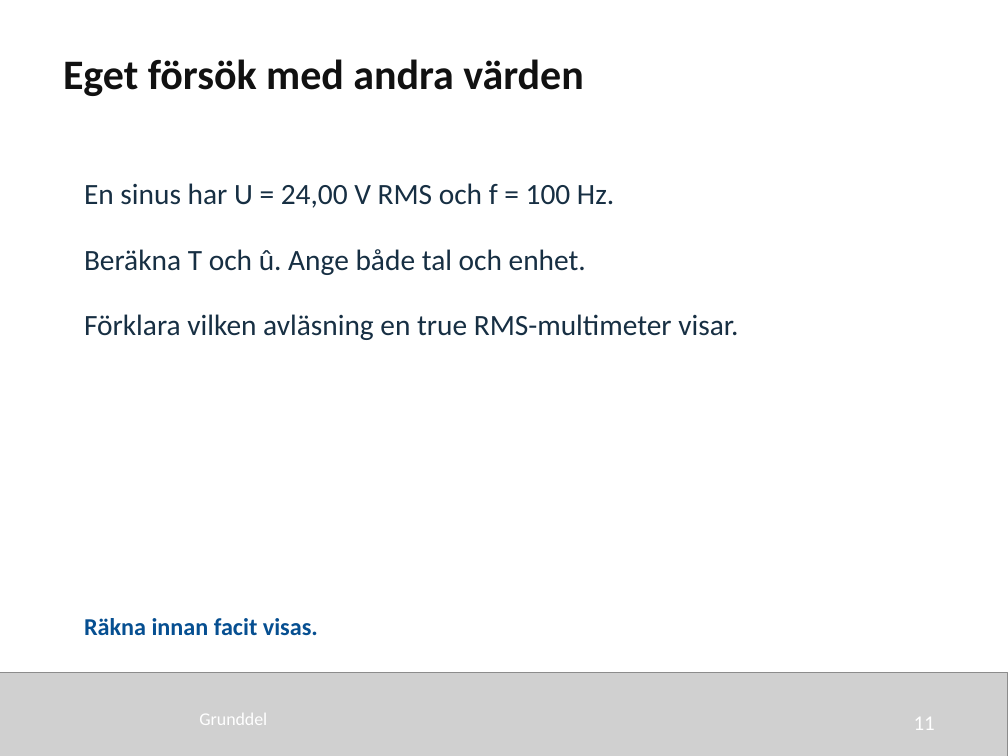
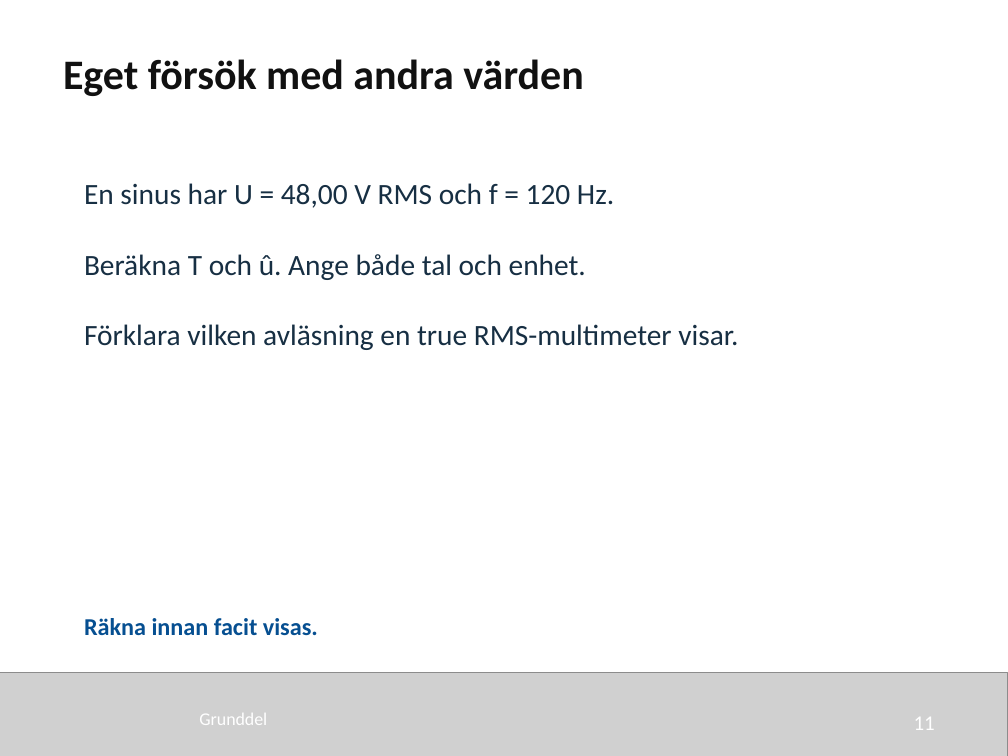
Before and after one commit to nj22az/nj22az.github.io, a slide deck: slide 11 of sjoskolan/vecka-40/aktuell/v40_01_Sinusformad_vaxelspanning_elev.pptx. Drawn at 1008x756 pixels with LibreOffice and Linux fonts; fonts in the diff are those of the drawing; grey boxes stand for pictures. Boxes give left, top, right and bottom in pixels: in the first picture for what was removed or moved away, otherwise in the second. Text is boxed around its words. In the diff, an @@ line names an element or a change of style, - is before the commit and + after.

```diff
--- a/sjoskolan/vecka-40/aktuell/v40_01_Sinusformad_vaxelspanning_elev.pptx
+++ b/sjoskolan/vecka-40/aktuell/v40_01_Sinusformad_vaxelspanning_elev.pptx
@@ text at (x1=84, y1=183, x2=614, y2=208): text changed @@
-En sinus har U = 24,00 V RMS och f = 100 Hz.
+En sinus har U = 48,00 V RMS och f = 120 Hz.
```
Also in this commit, not shown: 29 other files.
